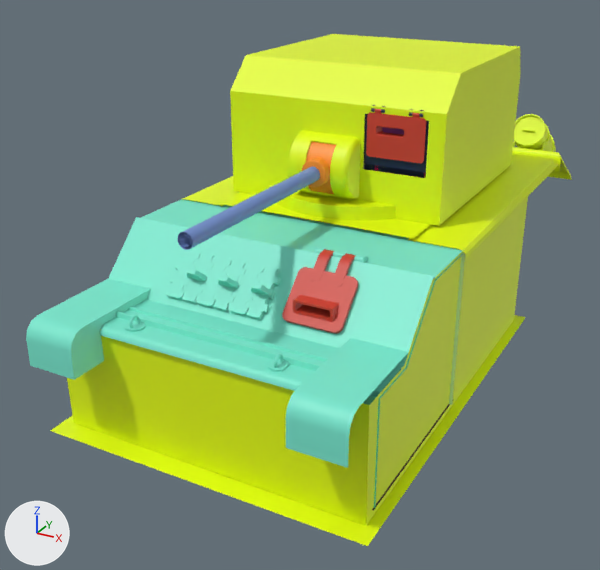
The FBX model WhiteBox_Temp/Assets/Models/Tank_For_Lighting.fbx: old version first, new version second.
The view is the same before and after, from a 50 mm lens placed at (3.13, -6.79, 2.3), pointed at (-0.36, -0.45, -0.87). Every picture has the same lights, and +X, +Y and +Z are marked at lower left. Where no turn or scale is listed for an object, it has been applied to the vertices. Vertices at the same position are counted once.

In view in the first picture: 'Chassis_Light_Block', 'Front_Armor', 'Hatch', 'Left_Barrel', 'Light_Blocks', 'Male_Tread', 'Outter_Barrel', 'Outter_Gun_Shield', 'Outter_Top_Plate', 'Ring_Shiled', 'Turret_Cover_Plate', 'Turret_Hatch_Door'.
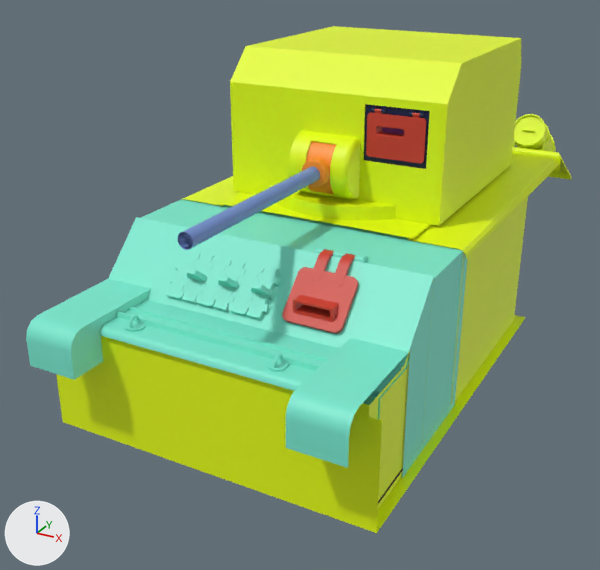
Where the newer file only moved an object's origin or applied its transform, the numbers keep the older frame.

Location of each change, [x1, y1, x2, y2] in pixels of the pictures (600 x 570 px; the box of a moved part takes in the faces that stretch with it):
'Front_Armor', reshaped
    before: [26, 199, 463, 508]
    after: [26, 196, 467, 478]
'Chassis_Light_Block', reshaped
    before: [50, 197, 528, 546]
    after: [56, 197, 528, 533]
'Light_Blocks', reshaped
    before: [230, 34, 521, 226]
    after: [230, 26, 521, 226]
part 1 of me_mesh_339, built on
    before: [50, 397, 462, 546]
    after: [56, 340, 462, 533]
part 2 of me_mesh_228, built on
    before: [141, 199, 462, 279]
    after: [141, 196, 467, 478]
part 3 of me_mesh_002, moved or reshaped
    before: [425, 114, 447, 224]
    after: [426, 104, 448, 223]
part 4 of me_mesh_002, moved or reshaped
    before: [357, 105, 446, 226]
    after: [357, 95, 447, 226]
part 5 of me_mesh_002, moved or reshaped
    before: [230, 55, 461, 191]
    after: [230, 46, 462, 191]
part 6 of me_mesh_002, moved or reshaped
    before: [248, 34, 521, 225]
    after: [249, 26, 521, 225]

Diff of the bpy script that builds the scene:
```diff
--- a/WhiteBox_Temp/Assets/Models/Tank_For_Lighting.fbx.py
+++ b/WhiteBox_Temp/Assets/Models/Tank_For_Lighting.fbx.py
@@ mat_lambert1 @@
+mat_lambert1 = principled_material('lambert1')
+mat_lambert1.base_color = (0.5, 0.5, 0.5)  # grey #bcbcbc
@@ me_mesh_002 @@
 me_mesh_002.from_pydata(...)  # 26 vertices, 21 faces; spans x -1.01..1.01, y -0.57..1.56, z -0.56..0.63
 # used by ob_light_blocks; location = (0.0, 0.01, 0.55)
+# me_mesh_002 part 3: all 6 vertices in x 0.86..1.01, y -0.57..-0.3, z -0.18..0.63 are moved by (0.0, 0.0, 0.08)
+# me_mesh_002 part 4: all 5 vertices in x 0.27..0.3, y -0.57..-0.55, z -0.18..0.36 are moved by (0.0, 0.0, 0.08)
+# me_mesh_002 part 5: all 2 vertices in x -1.01, y -0.57..-0.3, z 0.36..0.63 are moved by (0.0, 0.0, 0.08)
+# me_mesh_002 part 6: all 2 vertices in x 1.01, y 1.45..1.56, z 0.36..0.63 are moved by (0.0, 0.0, 0.08)
 me_mesh_002.materials.append(mat_exterior_texture)
@@ me_mesh_228 @@
 # used by ob_front_armor; location = (0.0, 0.0, 0.0)
-me_mesh_228.from_pydata(...)  # 528 vertices, 414 faces; spans x -1.34..1.34, y -2.92..-0.85, z -1.44..0.01
+me_mesh_228.from_pydata(...)  # 547 vertices, 427 faces; spans x -1.34..1.34, y -2.92..-0.78, z -1.53..0.01
+# me_mesh_228 part 2
+# 5 vertices in x -1.34..1.34, y -0.86, z -0.04 move by (0.0, 0.08, 0.0)
+# 14 vertices are added at x -1.34..1.34, y -2.05..-1.5, z -1.53..-0.05
+# 5 new vertices lie (0.0, 0.0, -1.49) away from vertices in x -1.34..1.34, y -1.56..-0.86, z -0.04
+# 6 new faces join them, mat_lambert1 (grey #bcbcbc)
+# 7 new faces join them, mat_front_armor_texture (cyan #79e9d0)
 me_mesh_228.materials.append(mat_front_armor_texture)
+me_mesh_228.materials.append(mat_lambert1)  # grey #bcbcbc
@@ me_mesh_339 @@
 me_mesh_339.from_pydata(...)  # 28 vertices, 13 faces; spans x -1.42..1.42, y -1.99..1.99, z 0.0..1.45
 # used by ob_chassis_light_block; location = (0.0, -0.76, -1.51)
 # verts and faces of me_mesh_339; kept vertices keep their numbers, new ones are numbered from 28
 # before: 24 (-1.42, -1.99, 0.0) at pixel (49, 430), 25 (1.42, -1.99, 0.0) at pixel (367, 546)
+# me_mesh_339 part 1
+verts[24] = (-1.42, -1.84, 0.0)  # moved, pixel (62, 422)
+verts[25] = (1.42, -1.84, 0.0)  # moved, pixel (376, 533)
+verts[28] = (-1.42, -1.84, 0.9)
+verts[29] = (1.42, -1.84, 0.9)  # pixel (381, 420)
+faces += [(24, 25, 29, 28)]
 me_mesh_339.materials.append(mat_exterior_texture)
```
